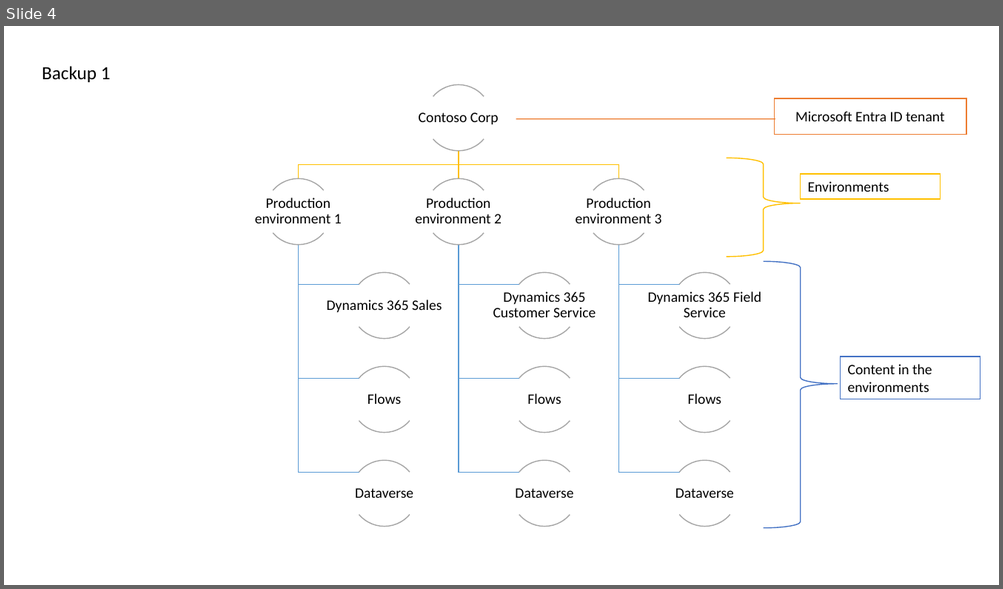
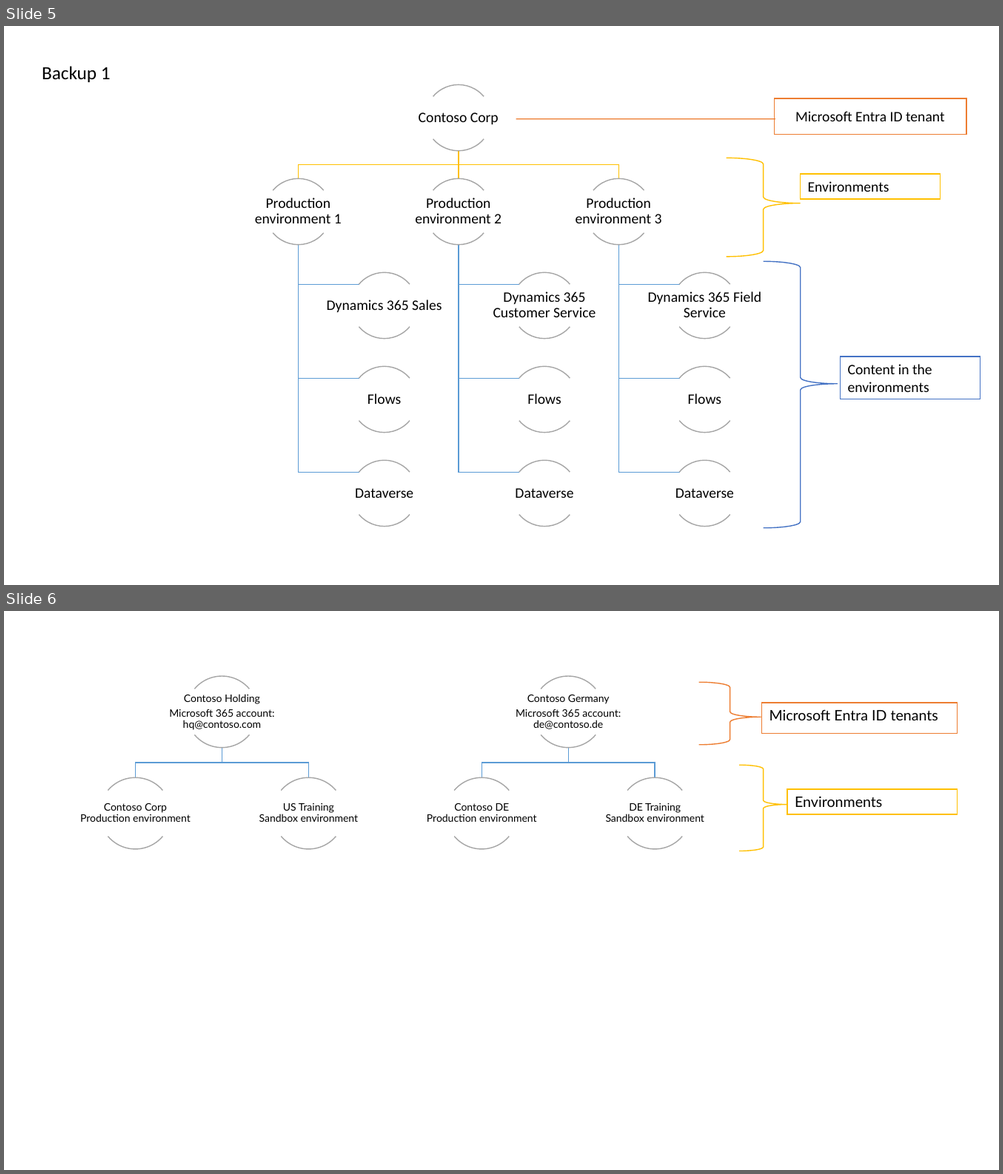
Before and after one commit to MicrosoftDocs/dynamics365-guidance, a slide deck: media-source/admin_contoso_org.pptx. Shown one above the other, each under a label of ours: slide 4 before the commit, slides 5 and 6 after it. The pictures are 1003x589 and 1003x1174 pixels, drawn with LibreOffice and Linux fonts; fonts in the diff are those of the drawing. Boxes give left, top, right and bottom in pixels: in the first picture for what was removed or moved away, otherwise in the second. Text is boxed around its words. In the diff, an @@ line names an element or a change of style, - is before the commit and + after.

Commit message:
Better diagrams for environments and tenants

```diff
--- a/media-source/admin_contoso_org.pptx
+++ b/media-source/admin_contoso_org.pptx
@@ slide 6 added at box(4, 611, 999, 1170), background #FFFFFF @@
@@ right brace added at box(699, 682, 760, 744), fill #FFFFFF, outline #ED7D31 1 pt @@
@@ rectangle added at box(762, 703, 958, 733), fill #FFFFFF, outline #ED7D31 1 pt, 14 pt, text #000000 @@
+Microsoft Entra ID tenants
@@ right brace added at box(739, 766, 788, 851), fill #FFFFFF, outline #FFC000 1 pt @@
@@ group added at box(80, 676, 704, 850): 12 arc (boxed as its full ellipse)s, 6 texts, 4 freeform shapes @@
+Contoso Holding
+Microsoft 365 account: hq@contoso.com
+Contoso Corp
+Production environment
+US Training
+Sandbox environment
+Contoso Germany
+Microsoft 365 account: de@contoso.de
+Contoso DE
+Production environment
+DE Training
+Sandbox environment
@@ rectangle added at box(788, 789, 958, 815), fill #FFFFFF, outline #FFC000 1 pt, 14 pt, text #000000 @@
+Environments
@@ what was slide 4 is now slide 5 @@
```
Also in this commit, not shown: 1 other slide added, 3 other files.
